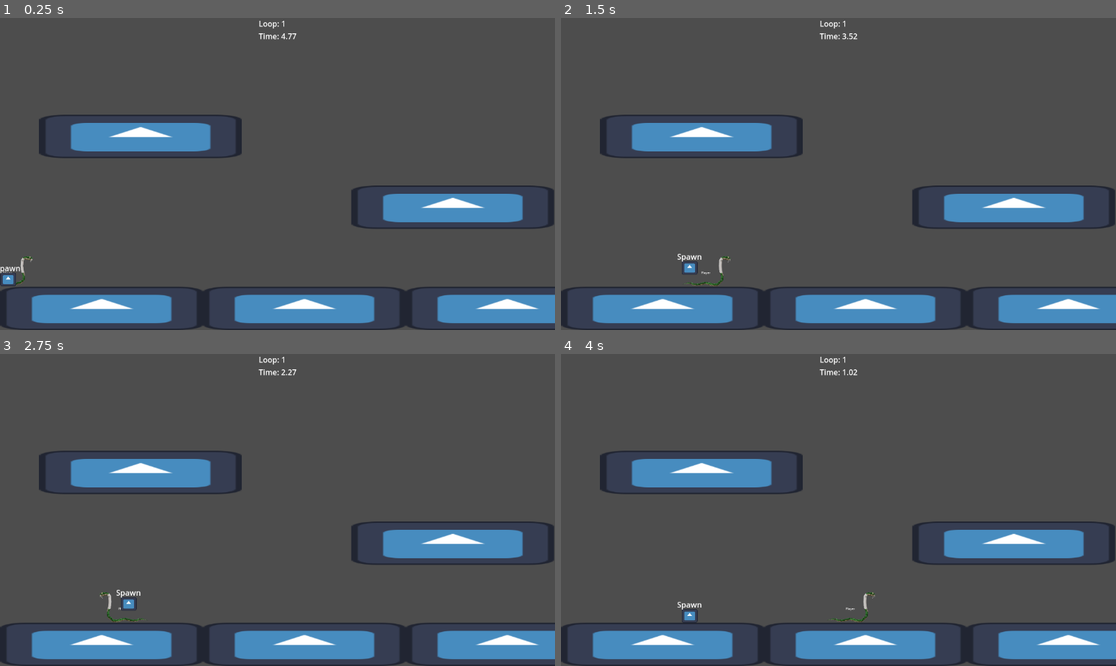
Above: before the commit, frames 1-4 (two rows, left to right).
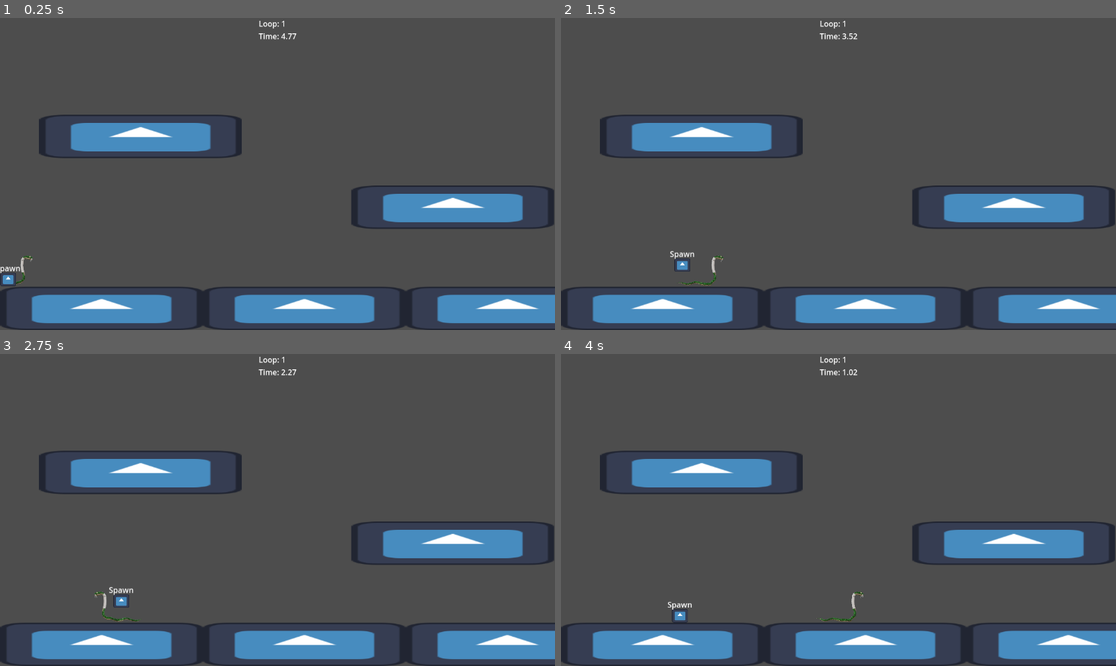
Above: after the commit, the same moments.

Repository: MrDreamhost/gmtk-jam-2025
Game: Godot game, scene res://game/main.tscn
Two runs of this game, one before a commit and one after it. Both use one fixed random seed, a clock stepped at 60 frames per second and the inputs below. The engine's default icon, where the game draws it, is replaced by a stand-in: a white triangle on a blue panel in a dark square.
Inputs:
- Up to frame 1 (0.25 s): no input
- Up to frame 2 (1.5 s): hold D (player_right) from 0.53 s (still down); tap Space (player_jump) at 0.6, 0.77, 1.07 s; tap Shift (set_spawn_point) at 1.35 s
- Up to frame 3 (2.75 s): tap Space (player_jump) at 1.52, 1.55, 1.82, 2.1 s; release D (player_right) at 2.03 s; hold A (player_left) from 2.03 s (still down)
- Up to frame 4 (4 s): release A (player_left) at 2.78 s; hold D (player_right) from 2.78 s (still down); tap Shift (set_spawn_point) at 2.85 s; tap Space (player_jump) at 3.02, 3.05, 3.32, 3.6, 3.77 s

The runs differ from the first frame. In frame 1, less than 0.1% of the frame differs, in the area x 0-6%, y 76-86%; in frame 2, 0.4%; in frame 3, 0.3%; in frame 4, 0.4%, in the area x 19-57%, y 76-87%.

Commit message:
Added state machine to player
- Implemented base state machines
- Changed player animation to animatedsprite2d

Diff:
--- /dev/null
+++ b/common/state_machine/state/state.gd
@@ -0,0 +1,21 @@
+class_name State extends Node
+
+
+@warning_ignore("unused_signal")
+signal finished(data: Dictionary)
+
+
+func update_process(_delta: float) -> void:
+	pass
+
+
+func update_physics_process(_delta: float) -> void:
+	pass
+
+
+func enter(data := {}) -> void:
+	print("%s entering state: %s" % [self.owner.name, self.get_script().get_global_name()])
+
+
+func exit() -> void:
+	print("%s exiting state: %s" % [self.owner.name, self.get_script().get_global_name()])
--- /dev/null
+++ b/common/state_machine/state_machine.gd
@@ -0,0 +1,33 @@
+class_name StateMachine extends Node
+
+
+@export var initial_state: State = null
+
+var current_state: State = null
+var previous_state: State = null
+var states: Array[State]
+
+
+func _ready() -> void:
+	assert(not self.states.is_empty(), "%s: No states specified" % self.name)
+	assert(self.initial_state != null, "%s: No initial state specified" % self.name)
+	for state: State in self.states:
+		state.finished.connect(self.switch_state)
+
+	self.current_state = self.initial_state
+	self.current_state.enter({})
+
+
+func _process(delta: float) -> void:
+	self.current_state.update_process(delta)
+
+
+func _physics_process(delta: float) -> void:
+	self.current_state.update_physics_process(delta)
+
+
+func switch_state(target_state: State, data: Dictionary = {}) -> void:
+	self.previous_state = self.current_state
+	self.current_state = target_state
+	self.previous_state.exit()
+	self.current_state.enter(data)
--- a/game/main.gd
+++ b/game/main.gd
@@ -82,5 +82,6 @@
 	self.add_child(self.current_level)
 	self.respawn_player()
 
+
 func _on_loop_timer_timeout() -> void:
 	self.reset_loop()
--- a/player/player.gd
+++ b/player/player.gd
@@ -6,7 +6,7 @@
 
 @onready var hurt_box: HurtBox = $HurtBox
 @onready var anim_player : AnimationPlayer = $PlayerAnimationPlayer
-@onready var sprite : Sprite2D = $Sprite2D
+@onready var animated_sprite_2d: AnimatedSprite2D = $AnimatedSprite2D
 
 
 func _ready() -> void:
@@ -18,29 +18,9 @@
 	if not is_on_floor():
 		velocity += get_gravity() * delta
 
-	# Handle jump.
-	if Input.is_action_just_pressed("player_jump") and is_on_floor():
-		velocity.y += JUMP_VELOCITY
-
-	# Get the input direction and handle the movement/deceleration.
-	# As good practice, you should replace UI actions with custom gameplay actions.
-	var direction := Input.get_axis("player_left", "player_right")
-	if direction:
-		velocity.x = direction * SPEED
-	else:
-		velocity.x = move_toward(velocity.x, 0, SPEED)
-
-	#Play run animation while running with timescale adjusted for speed
-	if velocity.x != 0:
-		anim_player.play("run")
-		anim_player.speed_scale = get_real_velocity().x/velocity.x
-	if velocity.x < 0:
-		sprite.flip_h = true
-	elif velocity.x > 0:
-		sprite.flip_h = false
-
 	move_and_slide()
 
 
 func handle_hit_received(damage: int) -> void:
 	print("Got damaged :( for %d DAMAGE" % damage)
+	%PlayerStateMachine.current_state.finished.emit(%PlayerStateMachine.states[PlayerStateMachine.DEAD])
--- a/player/player.tscn
+++ b/player/player.tscn
@@ -1,14 +1,76 @@
-[gd_scene load_steps=9 format=3 uid="uid://c0dapnlli3qqi"]
+[gd_scene load_steps=57 format=3 uid="uid://c0dapnlli3qqi"]
 
 [ext_resource type="Script" uid="uid://d3p7qm8m2omtf" path="res://player/player.gd" id="1_rkbax"]
+[ext_resource type="Texture2D" uid="uid://k5v8y3pauehj" path="res://assets/sprites/slither/0001.png" id="2_kb6p2"]
 [ext_resource type="Texture2D" uid="uid://c0tgexhmopxq8" path="res://assets/sprites/slither/run_sheet.png" id="2_rkbax"]
 [ext_resource type="Script" uid="uid://nuq6dpf75flc" path="res://common/hurtbox/hurtbox.gd" id="3_g1dw6"]
+[ext_resource type="Texture2D" uid="uid://df07v7jxkaxb2" path="res://assets/sprites/slither/0002.png" id="3_wodsf"]
+[ext_resource type="Texture2D" uid="uid://xwlf7xh5au3s" path="res://assets/sprites/slither/0003.png" id="4_32hag"]
+[ext_resource type="Texture2D" uid="uid://bwn738kedx3jc" path="res://assets/sprites/slither/0004.png" id="5_tqiix"]
+[ext_resource type="Texture2D" uid="uid://de16hdpstamyn" path="res://assets/sprites/slither/0005.png" id="6_e7oew"]
+[ext_resource type="Texture2D" uid="uid://chjhgb8djwqj2" path="res://assets/sprites/slither/0006.png" id="7_c35mf"]
+[ext_resource type="Texture2D" uid="uid://db31pgq6i584a" path="res://assets/sprites/slither/0007.png" id="8_65viv"]
+[ext_resource type="Texture2D" uid="uid://be0a3pua151to" path="res://assets/sprites/slither/0008.png" id="9_x7c3f"]
+[ext_resource type="Texture2D" uid="uid://b1xa3jqq6lvr8" path="res://assets/sprites/slither/0009.png" id="10_bjvpn"]
+[ext_resource type="Texture2D" uid="uid://come1fyh51syk" path="res://assets/sprites/slither/0010.png" id="11_s7qer"]
+[ext_resource type="Texture2D" uid="uid://qy0oqqqgnkg3" path="res://assets/sprites/slither/0011.png" id="12_g4c7l"]
+[ext_resource type="Texture2D" uid="uid://k3afbb2a1d3p" path="res://assets/sprites/slither/0012.png" id="13_knn7v"]
+[ext_resource type="Texture2D" uid="uid://cb38epsmhhqai" path="res://assets/sprites/ouroboros_hologram/0001.png" id="16_xcnuv"]
+[ext_resource type="Texture2D" uid="uid://xa5vjbee66sa" path="res://assets/sprites/ouroboros_hologram/0002.png" id="17_j55il"]
+[ext_resource type="Texture2D" uid="uid://c316v60bxs4fw" path="res://assets/sprites/ouroboros_hologram/0003.png" id="18_hjies"]
+[ext_resource type="Texture2D" uid="uid://cyk2xtqtkyah6" path="res://assets/sprites/ouroboros_hologram/0004.png" id="19_mmwog"]
+[ext_resource type="Texture2D" uid="uid://dvhn1kd6ll7dk" path="res://assets/sprites/ouroboros_hologram/0005.png" id="20_8pxes"]
+[ext_resource type="Texture2D" uid="uid://dame24m5rdi7b" path="res://assets/sprites/ouroboros_hologram/0006.png" id="21_fmu53"]
+[ext_resource type="Texture2D" uid="uid://7jcdg3b6nxg4" path="res://assets/sprites/ouroboros_hologram/0007.png" id="22_w7j2h"]
+[ext_resource type="Texture2D" uid="uid://b4yhbng178np5" path="res://assets/sprites/ouroboros_hologram/0008.png" id="23_n0b8q"]
+[ext_resource type="Texture2D" uid="uid://b3k7lau7majqt" path="res://assets/sprites/ouroboros_hologram/0009.png" id="24_jfgyi"]
+[ext_resource type="Texture2D" uid="uid://byom2gnikbun4" path="res://assets/sprites/ouroboros_hologram/0010.png" id="25_237xx"]
+[ext_resource type="Texture2D" uid="uid://tg7yjy3a88lo" path="res://assets/sprites/ouroboros_hologram/0011.png" id="26_wpyo2"]
+[ext_resource type="Texture2D" uid="uid://vw5tks42bjf" path="res://assets/sprites/ouroboros_hologram/0012.png" id="27_7crtr"]
+[ext_resource type="Texture2D" uid="uid://dcqoqki76ghn5" path="res://assets/sprites/ouroboros_hologram/0013.png" id="28_vgvch"]
+[ext_resource type="Texture2D" uid="uid://bnlxlsjrm310m" path="res://assets/sprites/ouroboros_hologram/0014.png" id="29_a1u5o"]
+[ext_resource type="Texture2D" uid="uid://w5rt3wchuqc8" path="res://assets/sprites/ouroboros_hologram/0015.png" id="30_3dxkp"]
+[ext_resource type="Texture2D" uid="uid://cm5ep15s6dnh2" path="res://assets/sprites/ouroboros_hologram/0016.png" id="31_6wior"]
+[ext_resource type="Texture2D" uid="uid://dv0cl6rp6ly86" path="res://assets/sprites/ouroboros_hologram/0017.png" id="32_p5tca"]
+[ext_resource type="Texture2D" uid="uid://c11cpfm1t2rf1" path="res://assets/sprites/ouroboros_hologram/0018.png" id="33_jbx34"]
+[ext_resource type="Texture2D" uid="uid://3jdp1r3vlkqh" path="res://assets/sprites/ouroboros_hologram/0019.png" id="34_s3g0c"]
+[ext_resource type="Texture2D" uid="uid://c4nxvcsennpds" path="res://assets/sprites/ouroboros_hologram/0020.png" id="35_35wys"]
+[ext_resource type="Texture2D" uid="uid://dnbpmin5nyq83" path="res://assets/sprites/ouroboros_hologram/0021.png" id="36_pjwc4"]
+[ext_resource type="Texture2D" uid="uid://ds5llkr63ql4j" path="res://assets/sprites/ouroboros_hologram/0022.png" id="37_or4qq"]
+[ext_resource type="Texture2D" uid="uid://ctn0jklfd864t" path="res://assets/sprites/ouroboros_hologram/0023.png" id="38_hggc2"]
+[ext_resource type="Texture2D" uid="uid://dcc5vw6lug68c" path="res://assets/sprites/ouroboros_hologram/0024.png" id="39_b2j0d"]
+[ext_resource type="Texture2D" uid="uid://e7t8et804hyh" path="res://assets/sprites/ouroboros_hologram/0025.png" id="40_7l6ig"]
+[ext_resource type="Texture2D" uid="uid://cm2wlt4cxaj4m" path="res://assets/sprites/ouroboros_hologram/0026.png" id="41_j3r50"]
+[ext_resource type="Texture2D" uid="uid://dijdtc0jf2lqq" path="res://assets/sprites/ouroboros_hologram/0027.png" id="42_utr5e"]
+[ext_resource type="Texture2D" uid="uid://dv81r2dvqmhc8" path="res://assets/sprites/ouroboros_hologram/0028.png" id="43_kewli"]
+[ext_resource type="Texture2D" uid="uid://clxclg4prxums" path="res://assets/sprites/ouroboros_hologram/0029.png" id="44_do7qw"]
+[ext_resource type="Texture2D" uid="uid://dvv0xk1y0phg" path="res://assets/sprites/ouroboros_hologram/0030.png" id="45_2h6tc"]
+[ext_resource type="Script" uid="uid://cc82s6cxfsnyn" path="res://player/player_state_machine/player_state_machine.gd" id="46_j55il"]
+[ext_resource type="Script" uid="uid://woywrdvu4mwl" path="res://player/player_state_machine/states/idle.gd" id="47_8pxes"]
+[ext_resource type="Script" uid="uid://b7n27yv0snhg5" path="res://player/player_state_machine/states/run.gd" id="48_fmu53"]
+[ext_resource type="Script" uid="uid://bx3htol1unu61" path="res://player/player_state_machine/states/jump.gd" id="49_fmu53"]
+[ext_resource type="Script" uid="uid://dqsoii2pg2nsu" path="res://player/player_state_machine/states/dead.gd" id="49_w7j2h"]
 
 [sub_resource type="RectangleShape2D" id="RectangleShape2D_rkbax"]
 size = Vector2(104, 65)
 
 [sub_resource type="RectangleShape2D" id="RectangleShape2D_yw30f"]
 size = Vector2(94, 58)
+
+[sub_resource type="Animation" id="Animation_yw30f"]
+length = 0.001
+tracks/0/type = "value"
+tracks/0/imported = false
+tracks/0/enabled = true
+tracks/0/path = NodePath("Sprite2D:frame")
+tracks/0/interp = 1
+tracks/0/loop_wrap = true
+tracks/0/keys = {
+"times": PackedFloat32Array(0),
+"transitions": PackedFloat32Array(1),
+"update": 1,
+"values": [0]
+}
 
 [sub_resource type="Animation" id="Animation_g1dw6"]
 resource_name = "run"
@@ -27,33 +89,158 @@
 "values": [0, 1, 2, 3, 4, 5, 6, 7, 8, 9, 10, 11]
 }
 
-[sub_resource type="Animation" id="Animation_yw30f"]
-length = 0.001
-tracks/0/type = "value"
-tracks/0/imported = false
-tracks/0/enabled = true
-tracks/0/path = NodePath("Sprite2D:frame")
-tracks/0/interp = 1
-tracks/0/loop_wrap = true
-tracks/0/keys = {
-"times": PackedFloat32Array(0),
-"transitions": PackedFloat32Array(1),
-"update": 1,
-"values": [0]
-}
-
 [sub_resource type="AnimationLibrary" id="AnimationLibrary_qjkh3"]
 _data = {
 &"RESET": SubResource("Animation_yw30f"),
 &"run": SubResource("Animation_g1dw6")
 }
 
+[sub_resource type="SpriteFrames" id="SpriteFrames_8rogd"]
+animations = [{
+"frames": [{
+"duration": 1.0,
+"texture": ExtResource("2_kb6p2")
+}, {
+"duration": 1.0,
+"texture": ExtResource("3_wodsf")
+}, {
+"duration": 1.0,
+"texture": ExtResource("4_32hag")
+}, {
+"duration": 1.0,
+"texture": ExtResource("5_tqiix")
+}, {
+"duration": 1.0,
+"texture": ExtResource("6_e7oew")
+}, {
+"duration": 1.0,
+"texture": ExtResource("7_c35mf")
+}, {
+"duration": 1.0,
+"texture": ExtResource("8_65viv")
+}, {
+"duration": 1.0,
+"texture": ExtResource("9_x7c3f")
+}, {
+"duration": 1.0,
+"texture": ExtResource("10_bjvpn")
+}, {
+"duration": 1.0,
+"texture": ExtResource("11_s7qer")
+}, {
+"duration": 1.0,
+"texture": ExtResource("12_g4c7l")
+}, {
+"duration": 1.0,
+"texture": ExtResource("13_knn7v")
+}],
+"loop": true,
+"name": &"default",
+"speed": 12.0
+}, {
+"frames": [{
+"duration": 1.0,
+"texture": ExtResource("16_xcnuv")
+}, {
+"duration": 1.0,
+"texture": ExtResource("17_j55il")
+}, {
+"duration": 1.0,
+"texture": ExtResource("18_hjies")
+}, {
+"duration": 1.0,
+"texture": ExtResource("19_mmwog")
+}, {
+"duration": 1.0,
+"texture": ExtResource("20_8pxes")
+}, {
+"duration": 1.0,
+"texture": ExtResource("21_fmu53")
+}, {
+"duration": 1.0,
+"texture": ExtResource("22_w7j2h")
+}, {
+"duration": 1.0,
+"texture": ExtResource("23_n0b8q")
+}, {
+"duration": 1.0,
+"texture": ExtResource("24_jfgyi")
+}, {
+"duration": 1.0,
+"texture": ExtResource("25_237xx")
+}, {
+"duration": 1.0,
+"texture": ExtResource("26_wpyo2")
+}, {
+"duration": 1.0,
+"texture": ExtResource("27_7crtr")
+}, {
+"duration": 1.0,
+"texture": ExtResource("28_vgvch")
+}, {
+"duration": 1.0,
+"texture": ExtResource("29_a1u5o")
+}, {
+"duration": 1.0,
+"texture": ExtResource("30_3dxkp")
+}, {
+"duration": 1.0,
+"texture": ExtResource("31_6wior")
+}, {
+"duration": 1.0,
+"texture": ExtResource("32_p5tca")
+}, {
+"duration": 1.0,
+"texture": ExtResource("33_jbx34")
+}, {
+"duration": 1.0,
+"texture": ExtResource("34_s3g0c")
+}, {
+"duration": 1.0,
+"texture": ExtResource("35_35wys")
+}, {
+"duration": 1.0,
+"texture": ExtResource("36_pjwc4")
+}, {
+"duration": 1.0,
+"texture": ExtResource("37_or4qq")
+}, {
+"duration": 1.0,
+"texture": ExtResource("38_hggc2")
+}, {
+"duration": 1.0,
+"texture": ExtResource("39_b2j0d")
+}, {
+"duration": 1.0,
+"texture": ExtResource("40_7l6ig")
+}, {
+"duration": 1.0,
+"texture": ExtResource("41_j3r50")
+}, {
+"duration": 1.0,
+"texture": ExtResource("42_utr5e")
+}, {
+"duration": 1.0,
+"texture": ExtResource("43_kewli")
+}, {
+"duration": 1.0,
+"texture": ExtResource("44_do7qw")
+}, {
+"duration": 1.0,
+"texture": ExtResource("45_2h6tc")
+}],
+"loop": true,
+"name": &"spin_snake",
+"speed": 30.0
+}]
+
 [node name="Player" type="CharacterBody2D"]
 platform_on_leave = 1
 safe_margin = 0.2
 script = ExtResource("1_rkbax")
 
 [node name="Sprite2D" type="Sprite2D" parent="."]
+visible = false
 scale = Vector2(0.4, 0.4)
 texture = ExtResource("2_rkbax")
 offset = Vector2(0, -125)
@@ -85,3 +272,31 @@
 libraries = {
 &"": SubResource("AnimationLibrary_qjkh3")
 }
+
+[node name="AnimatedSprite2D" type="AnimatedSprite2D" parent="."]
+position = Vector2(0, -51)
+scale = Vector2(0.4, 0.4)
+sprite_frames = SubResource("SpriteFrames_8rogd")
+frame_progress = 0.932553
+
+[node name="PlayerStateMachine" type="Node" parent="." node_paths=PackedStringArray("initial_state")]
+unique_name_in_owner = true
+script = ExtResource("46_j55il")
+initial_state = NodePath("Idle")
+metadata/_custom_type_script = "uid://cc82s6cxfsnyn"
+
+[node name="Idle" type="Node" parent="PlayerStateMachine"]
+script = ExtResource("47_8pxes")
+metadata/_custom_type_script = "uid://woywrdvu4mwl"
+
+[node name="Run" type="Node" parent="PlayerStateMachine"]
+script = ExtResource("48_fmu53")
+metadata/_custom_type_script = "uid://b7n27yv0snhg5"
+
+[node name="Jump" type="Node" parent="PlayerStateMachine"]
+script = ExtResource("49_fmu53")
+metadata/_custom_type_script = "uid://bx3htol1unu61"
+
+[node name="Dead" type="Node" parent="PlayerStateMachine"]
+script = ExtResource("49_w7j2h")
+metadata/_custom_type_script = "uid://dqsoii2pg2nsu"
--- /dev/null
+++ b/player/player_state_machine/player_state_machine.gd
@@ -0,0 +1,19 @@
+class_name PlayerStateMachine extends StateMachine
+
+
+enum { IDLE, RUN, JUMP, DEAD }
+
+@onready var idle: Idle = $Idle
+@onready var run: Run = $Run
+@onready var jump: Jump = $Jump
+@onready var dead: Dead = $Dead
+
+
+func _ready() -> void:
+	self.states = [
+		self.idle,
+		self.run,
+		self.jump,
+		self.dead,
+	]
+	super()
--- /dev/null
+++ b/player/player_state_machine/states/dead.gd
@@ -0,0 +1,12 @@
+class_name Dead extends State
+
+
+var player: Player
+
+
+func _ready() -> void:
+	self.player = self.owner
+
+
+func update_physics_process(delta: float) -> void:
+	self.player.velocity = Vector2.ZERO
--- /dev/null
+++ b/player/player_state_machine/states/idle.gd
@@ -0,0 +1,20 @@
+class_name Idle extends State
+
+
+var player: Player
+
+
+func _ready() -> void:
+	self.player = self.owner
+
+
+func update_physics_process(delta: float) -> void:
+	if Input.is_action_just_pressed("player_jump") and self.player.is_on_floor():
+		self.finished.emit(%PlayerStateMachine.states[PlayerStateMachine.JUMP])
+		return
+
+	if (
+		Input.is_action_just_pressed("player_left")
+		or Input.is_action_just_pressed("player_right")
+	):
+		self.finished.emit(%PlayerStateMachine.states[PlayerStateMachine.RUN])
--- /dev/null
+++ b/player/player_state_machine/states/jump.gd
@@ -0,0 +1,14 @@
+class_name Jump extends State
+
+
+var player: Player
+
+
+func _ready() -> void:
+	self.player = self.owner
+
+
+func enter(data := {}) -> void:
+	super()
+	self.player.velocity.y += Player.JUMP_VELOCITY
+	self.finished.emit(%PlayerStateMachine.previous_state)
--- /dev/null
+++ b/player/player_state_machine/states/run.gd
@@ -0,0 +1,35 @@
+class_name Run extends State
+
+
+var player: Player
+
+
+func _ready() -> void:
+	self.player = self.owner
+
+
+func update_physics_process(delta: float) -> void:
+	if Input.is_action_just_pressed("player_jump") and self.player.is_on_floor():
+		self.finished.emit(%PlayerStateMachine.states[PlayerStateMachine.JUMP])
+		return
+
+	if not (
+		Input.is_action_pressed("player_left")
+		or Input.is_action_pressed("player_right")
+	):
+		self.finished.emit(%PlayerStateMachine.states[PlayerStateMachine.IDLE])
+		return
+
+	var direction := Input.get_axis("player_left", "player_right")
+	if direction:
+		self.player.velocity.x = direction * Player.SPEED
+	else:
+		self.player.velocity.x = move_toward(self.player.velocity.x, 0, Player.SPEED)
+
+	self.player.animated_sprite_2d.play("default")
+	self.player.animated_sprite_2d.flip_h = true if direction < 0 else false
+
+
+func exit() -> void:
+	self.player.velocity.x = 0
+	self.player.animated_sprite_2d.stop()
Not shown, added: common/state_machine/state/state.gd.uid
Not shown, added: common/state_machine/state_machine.gd.uid
Not shown: 1 places in game/main.tscn that only renumber resources
Not shown, added: player/player_state_machine/player_state_machine.gd.uid
Not shown, added: player/player_state_machine/states/dead.gd.uid
Not shown, added: player/player_state_machine/states/idle.gd.uid
Not shown, added: player/player_state_machine/states/jump.gd.uid
Not shown, added: player/player_state_machine/states/run.gd.uid
